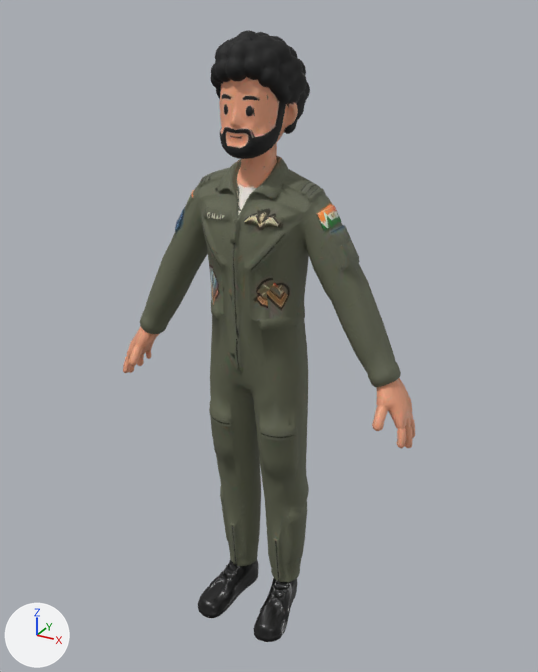
A saved change to the glTF model public/models/pilot_boy.glb.
One viewpoint serves both versions: a 50 mm lens placed at (0.0662, -0.1147, 0.1233), pointed at (0.0015, 0.003, 0.0644). The axes (+X, +Y, +Z) are drawn at lower left. The lights are the same throughout. The older version comes first. Vertices at exactly the same position are counted once.

The older version as bpy lines, for what is in view:
```python
me_mesh_0 = bpy.data.meshes.new('Mesh_0')
me_mesh_0.from_pydata(...)  # 9764 vertices, 19997 faces; spans x -0.0328..0.0327, y -0.0107..0.0107, z 0.0..0.12
me_mesh_0.materials.append(mat_material_0)
ob_mesh_0 = bpy.data.objects.new('Mesh_0', me_mesh_0)
ob_mesh_0.location = (0.0, 0.0, 0.0)
```
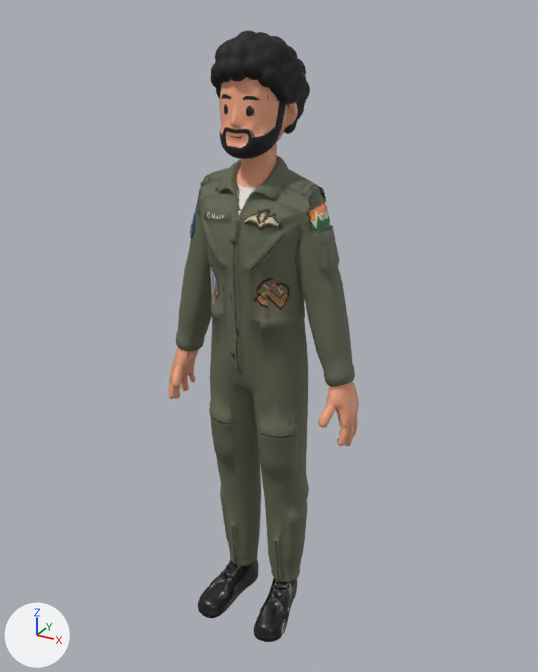
Location of each change, [x1, y1, x2, y2] in pixels of the pictures (538 x 672 px; the box of a moved part takes in the faces that stretch with it):
'Mesh_0', reshaped (34% narrower)
    before: [123, 30, 415, 642]
    after: [168, 30, 359, 642]
part 1 of me_mesh_0, moved or reshaped
    before: [304, 188, 415, 448]
    after: [295, 187, 359, 447]
part 2 of me_mesh_0, moved or reshaped
    before: [123, 176, 208, 373]
    after: [168, 181, 212, 399]

The edits, one by one:
me_mesh_0 is used by ob_mesh_0; location (0.0, 0.0, 0.0).
me_mesh_0 had 9764 vertices, 19997 faces and spanned x -0.0328..0.0327, y -0.0107..0.0107, z 0.0..0.12.
me_mesh_0 now has 9764 vertices, 19997 faces and spans x -0.0209..0.0211, y -0.0107..0.0107, z 0.0..0.12.
me_mesh_0 part 1: 1068 of the vertices in x 0.0116..0.0327, y -0.0047..0.0065, z 0.0495..0.0946 are turned 13.8 degrees about the y axis through their middle, then moved by (-0.0064, 0.0, -0.0015).
me_mesh_0 part 2: 964 of the vertices in x -0.0328..-0.0114, y -0.0047..0.0065, z 0.0495..0.0946 are turned -14.1 degrees about the y axis through their middle, then moved by (0.0066, 0.0, -0.0016).
